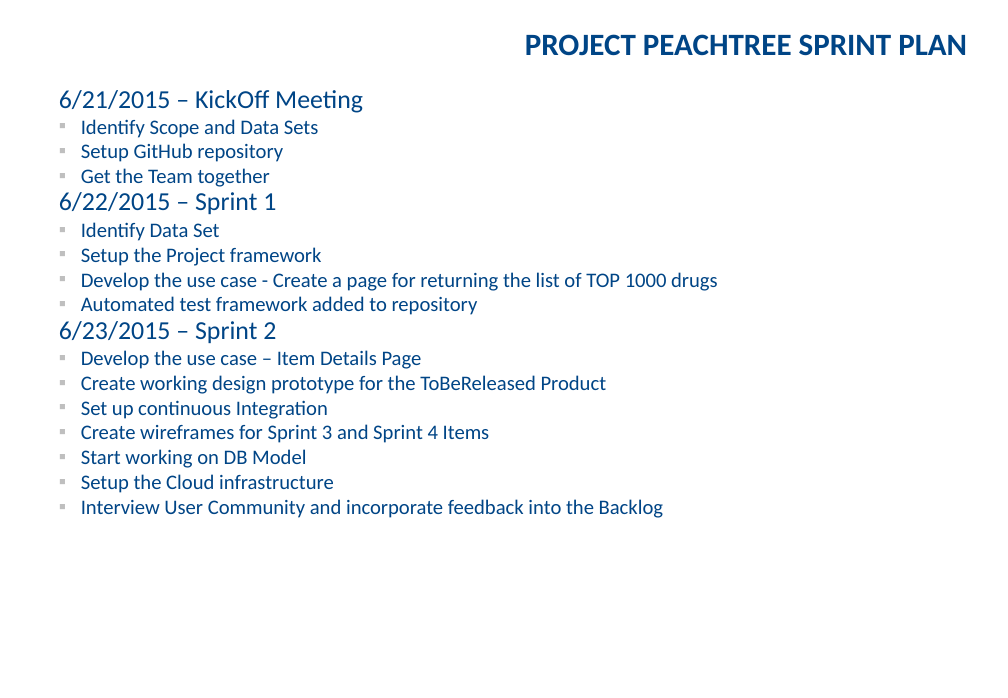
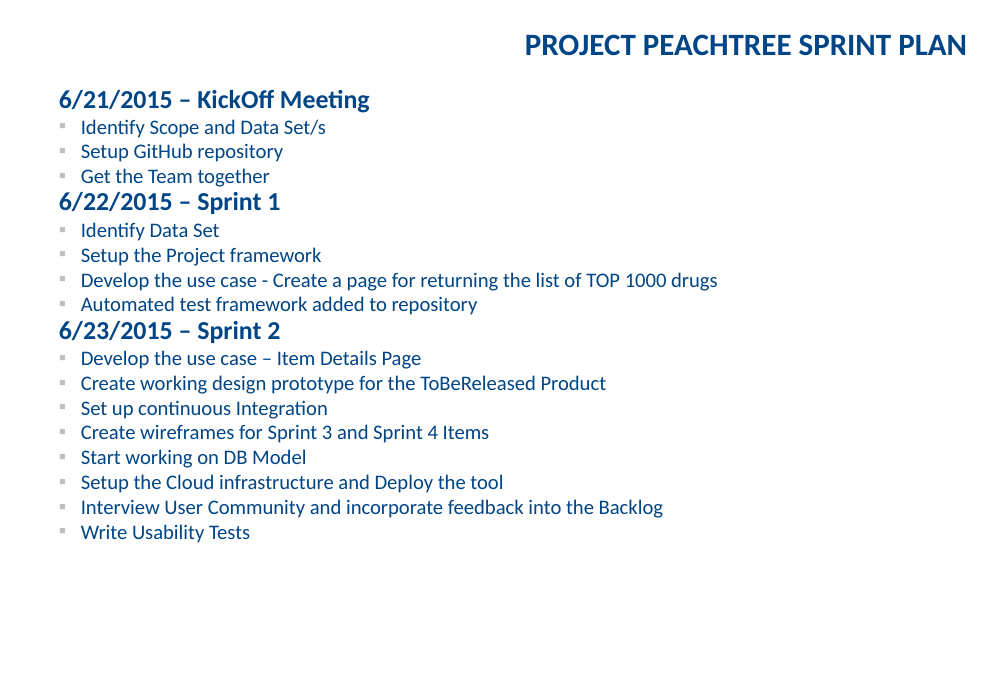
Before and after one commit to NETESOLUTIONS/peachtree, a slide deck: slide 4 of Project Artifacts/NETE GSA Agile Sprint Plan.pptx. Drawn at 1008x698 pixels with LibreOffice and Linux fonts; fonts in the diff are those of the drawing; background and template pictures are left out. Boxes give left, top, right and bottom in pixels: in the first picture for what was removed or moved away, otherwise in the second. Text is boxed around its words. In the diff, an @@ line names an element or a change of style, - is before the commit and + after.

Commit message:
Updates to project artifacts
Project and Sprint Plan updates

```diff
--- a/Project Artifacts/NETE GSA Agile Sprint Plan.pptx
+++ b/Project Artifacts/NETE GSA Agile Sprint Plan.pptx
@@ text at (x1=59, y1=90, x2=370, y2=214): bold on in "6/21/2015 – KickOff Meeting", "6/22/2015 – Sprint 1", "6/23/2015 – Sprint 2" @@
@@ text at (x1=81, y1=119, x2=326, y2=138): text changed @@
-▪ Identify Scope and Data Sets
+▪ Identify Scope and Data Set/s
@@ text at (x1=81, y1=474, x2=503, y2=493): text changed @@
-▪ Setup the Cloud infrastructure
+▪ Setup the Cloud infrastructure and Deploy the tool
@@ text at (x1=81, y1=524, x2=250, y2=543): paragraph added @@
+▪ Write Usability Tests
```
Also in this commit, not shown: 2 other slides changed, 1 other file.
